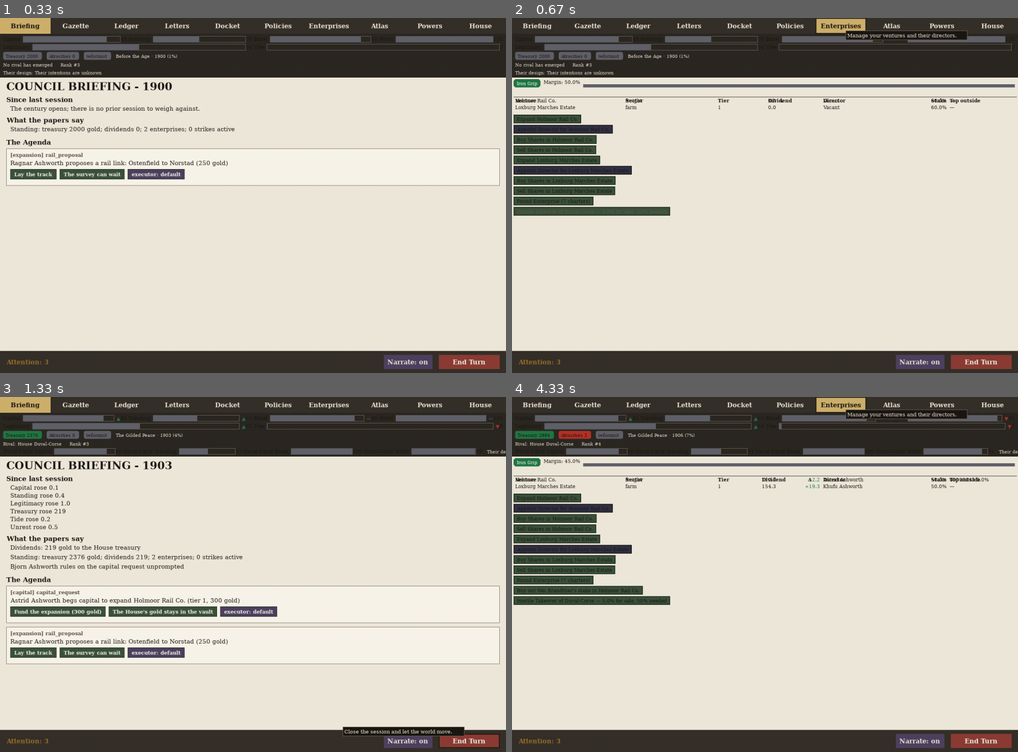
Above: before the commit, frames 1-4 (two rows, left to right).
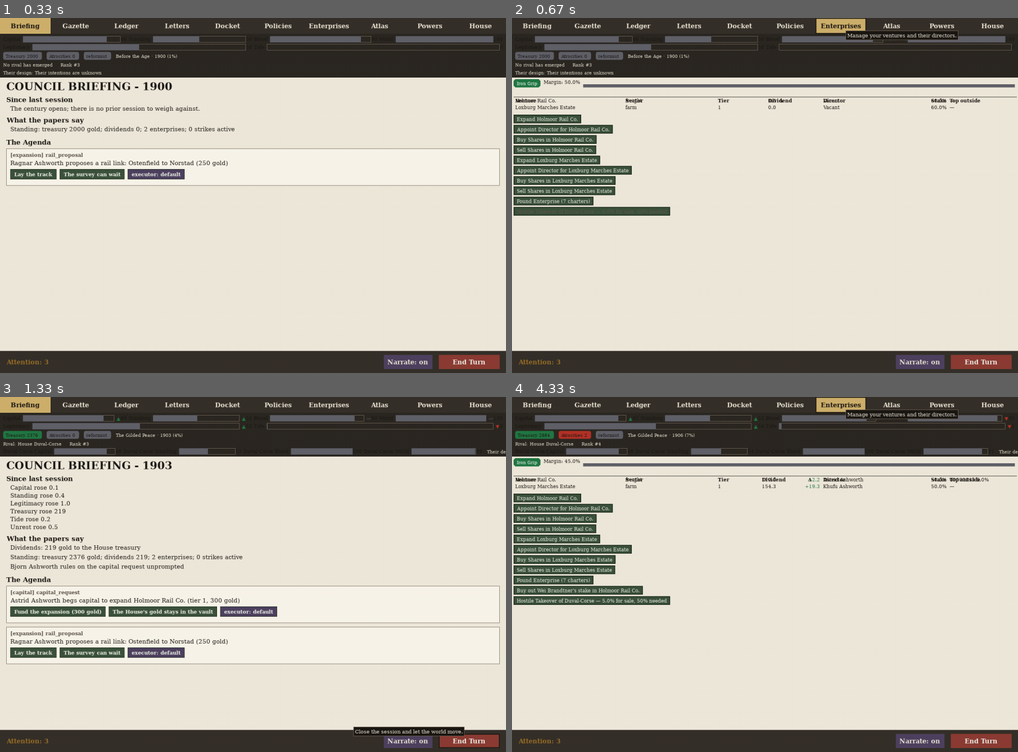
Above: after the commit, the same moments.

Repository: civersen222/Guilded-Age
Game: pygame game, started from gilded/__main__.py
The game is run twice, just before and just after one commit, with the same random seed, the same clock (stepped at 60 frames per second) and the same inputs.
Inputs (mouse positions are in pixels of both pictures, inside the frame that each line leads up to):
- Up to frame 1 (0.33 s): no input
- Up to frame 2 (0.67 s): click "Enterprises" at 0.38 s
- Up to frame 3 (1.33 s): click "End Turn" at 0.72 s; click "End Turn" at 1.05 s
- Up to frame 4 (4.33 s): click "Enterprises" at 1.38 s; click "End Turn" at 1.72 s; click (739, 666) at 2.05 s; click "End Turn" at 2.38 s; click (694, 499) at 2.72 s; click "Enterprises" at 4.05 s

Frame 1 is identical in both runs. In frame 2, 1.7% of the frame differs, in the area x 0-90%, y 3-53%; in frame 3, 0.2%; in frame 4, 2.0%, in the area x 0-90%, y 3-59%.

Commit message:
I6: fix tooltip overflow with ellipsis truncation for long words

Diff:
--- a/gilded/tests/test_ui_broadsheet.py
+++ b/gilded/tests/test_ui_broadsheet.py
@@ -4054,8 +4054,8 @@
     assert region.state is RegionState.DISABLED
     assert target.name in region.reason, (
         f"the reason must name the venture: {region.reason!r}")
-    assert "fit to direct" in region.reason, (
-        f"the reason must say no one is fit to direct it: {region.reason!r}")
+    assert "qualified to direct" in region.reason, (
+        f"the reason must say no one is qualified to direct it: {region.reason!r}")
     assert v.handle_click(region.rect.center) is None, (
         "a greyed Appoint must not open the picker")
     assert v._director_picker is None, (
--- a/gilded/ui/actions.py
+++ b/gilded/ui/actions.py
@@ -673,8 +673,9 @@
     house_obj = game.houses[house]
     available = ent.ledger.get(seller_id, 0.0)
     canonical = [1, 5, 10, 25, 35, 50, 75, 100]
-    # R-2: add the seller's whole stake as a rung (deduplicate, keep sorted)
-    rungs = sorted(set(canonical + [available]))
+    # R-2: add the seller's whole stake as a rung so any holder can be bought out
+    # but a stake of zero is not a slice anyone can trade
+    rungs = sorted(set(canonical + [available] if available > 0 else canonical))
     is_buy = buyer_id is None
     if is_buy:
         purse = house_obj.treasury
--- a/gilded/ui/broadsheet.py
+++ b/gilded/ui/broadsheet.py
@@ -287,6 +287,7 @@
     return result
 
 PAD = 16
+TOOLTIP_MAX_WIDTH = 300  # maximum tooltip panel content width
 
 TAB_BG = (54, 48, 42)
 TAB_ACTIVE = (206, 176, 108)
@@ -895,8 +896,14 @@
                 words = text.split()
                 lines = []
                 current_line = ""
-                max_w = 300
+                max_w = TOOLTIP_MAX_WIDTH
+                ellipsis = "..."
                 for word in words:
+                    # Truncate words wider than the cap so they don't overflow the panel
+                    if font.size(word)[0] > max_w:
+                        while font.size(word + ellipsis)[0] > max_w and len(word) > 1:
+                            word = word[:-1]
+                        word += ellipsis
                     test = (current_line + " " + word).strip()
                     if font.size(test)[0] <= max_w:
                         current_line = test
@@ -908,7 +915,8 @@
                     lines.append(current_line)
                 line_h = font.get_linesize()
                 pad = 4
-                panel_w = max_w + 2 * pad
+                content_w = max(font.size(line)[0] for line in lines) if lines else 0
+                panel_w = min(content_w + 2 * pad, max_w + 2 * pad)
                 panel_h = len(lines) * line_h + 2 * pad
                 x = self.hover_pos[0] + 12
                 y = self.hover_pos[1] + 12
@@ -1757,7 +1765,7 @@
         if edge is None:
             edge = BUTTON_EDGE
         btn_text = act.get("label", default_label)
-        text_color = FADED if reason else INK
+        text_color = FADED if reason else BUTTON_TEXT
         btn_surf = body.render(btn_text, True, text_color)
         btn_w = btn_surf.get_width() + 16
         btn_h = body.get_height() + 8
@@ -1931,10 +1939,8 @@
                 pool = director_candidates(self.game, self.house, eid)
                 reason = None
                 if not pool:
-                    reason = f"No one in the house pool is fit to direct {ent.name}."
-                fill = (50, 50, 70) if not reason else BUTTON_BG
-                edge = INK if not reason else BUTTON_EDGE
-                y = self._action_button(surface, content, action_rect, y, act, body, f"venture:{eid}", f"Appoint Director for {ent.name}", reason, self._appoint_hits, fill, edge)
+                    reason = f"No one in your house is qualified to direct {ent.name}."
+                y = self._action_button(surface, content, action_rect, y, act, body, f"venture:{eid}", f"Appoint Director for {ent.name}", reason, self._appoint_hits, BUTTON_BG, BUTTON_EDGE)
                 if y is None:
                     return
 
